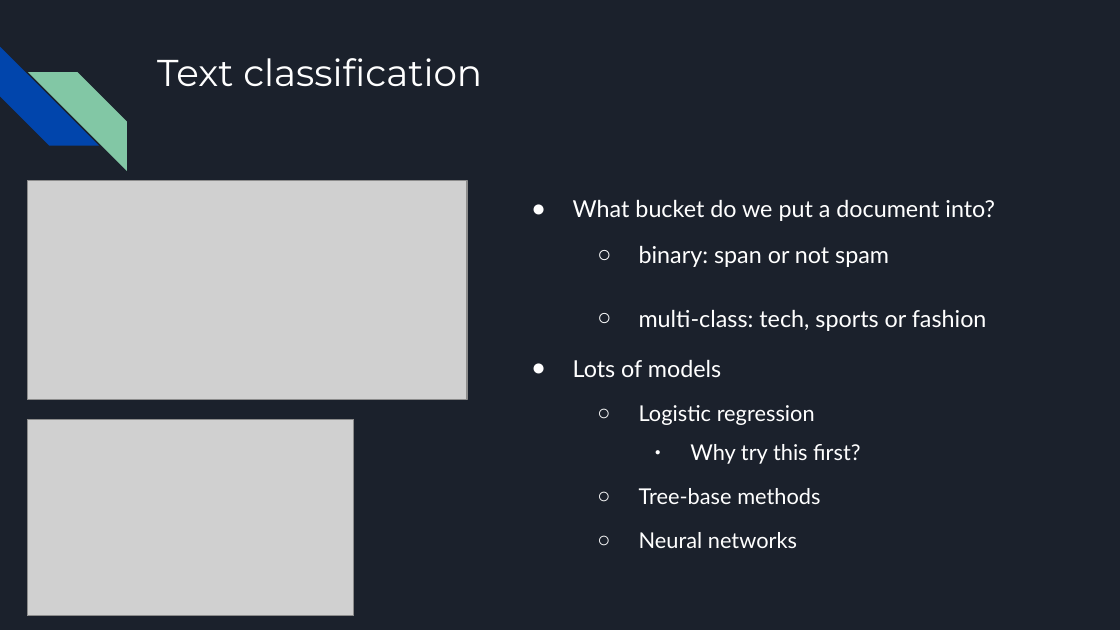
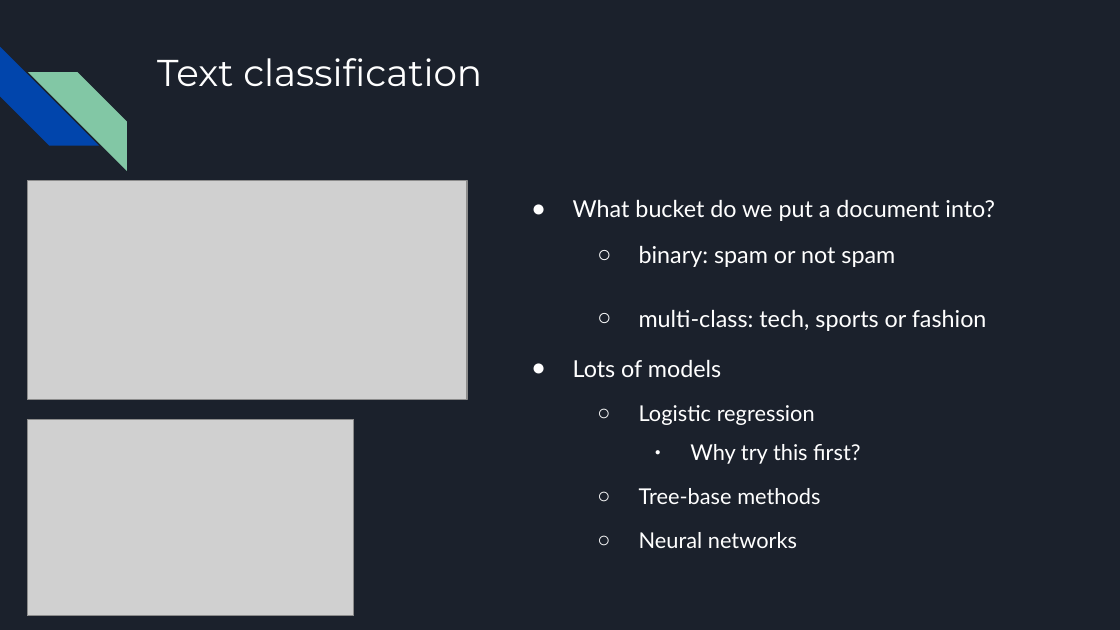
Before and after one commit to MichaelSzczepaniak/WordEmbeddings, a slide deck: slide 5 of word_embeddings_30min.odp. Drawn at 1120x630 pixels with LibreOffice and Linux fonts; fonts in the diff are those of the drawing; grey boxes stand for pictures. Boxes give left, top, right and bottom in pixels: in the first picture for what was removed or moved away, otherwise in the second. Text is boxed around its words. In the diff, an @@ line names an element or a change of style, - is before the commit and + after.

```diff
--- a/word_embeddings_30min.odp
+++ b/word_embeddings_30min.odp
@@ text at (639,246,895,267): text changed @@
-  ○ binary: span or not spam
+  ○ binary: spam or not spam
```
Also in this commit, not shown: 7 other slides changed, 3 other files.
